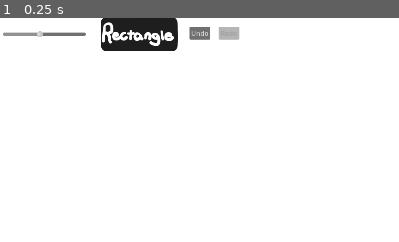
Above: before the commit, frame 1.
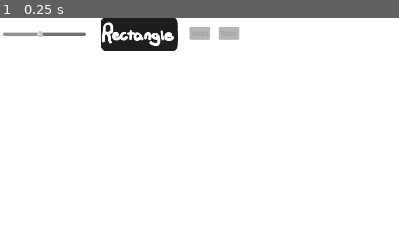
Above: after the commit, the same moment.

Repository: boardshapes/whiteboard
Game: Godot game, scene res://whiteboard.tscn
Same seed, same stepped clock (60 frames per second), same inputs: the game is played once before the commit and once after it.
Inputs:
- Up to frame 1 (0.25 s): no input
The pictures show only the part of the screen within x 36-86%, y 0-50%; the shares and areas given below are measured in that part.

The runs differ from the first frame. In frame 1, 0.3% of the frame differs, in the area x 47-53%, y 4-10%.

Commit message:
Fixed some mistakes
- rectangle drawing stuff in the main canvas and in preview used a mix of arrays and vector2's but now just use vector2
- better distance instead of size for rect
- undo now actually greyed out at start since there isnt anything to undo
- you cant draw forever to lag out the program anymore

Diff:
--- a/whiteboard/canvas.gd
+++ b/whiteboard/canvas.gd
@@ -11,11 +11,9 @@
 var drawable: bool = true
 var erasing: bool = false
 var rectangle_mode: bool = false
-var rectangle_preview = {"type":'rect',"pos": [0,0], "size": [0,0], "color": color}
-var dimensions: Array
+var distance: Vector2
 var mouse_pos: Vector2
 var texture : Texture2D = load("res://circle.png")
-
 var default_bg : Texture2D = load("res://blank.jpeg")
 var bg : Texture2D = default_bg
 var history : Array = []
@@ -32,7 +30,7 @@
 	pick_save_location_dialog.access = FileDialog.ACCESS_FILESYSTEM
 	pick_save_location_dialog.filters = ["*.png,*.jpeg,*.jpg ; Image Files"]
 	history.append(default_bg) #init the undo history
-	%redo.disabled = true
+	update_buttons()
 
 func flatten() -> void:
 	await RenderingServer.frame_post_draw
@@ -41,17 +39,21 @@
 	while undo_index<history.size()-1: # if you draw after undo, clear the other stuff
 		history.pop_back()
 	history.append(bg)
-	if history.size()>25: # limit to 25 elements for now
-		print(history)
-		history.remove_at(0)
-		print(history)
-	else:
-		undo_index += 1
-	update_buttons()
+	if not has_last_pos: #only save/update when youre done drawing
+		if history.size()>25: # limit to 25 elements for now
+			history.remove_at(0)
+		else:
+			undo_index += 1
+		update_buttons()
 	queue_redraw()
+
+func distance_to(v1,v2):
+	return Vector2(v1.x-v2.x,v1.y-v2.y)
 
 func _process(delta: float) -> void:
 	mouse_pos = get_global_mouse_position()
+
+
 
 func _input(event: InputEvent) -> void:
 	if event is InputEventKey and event.pressed:
@@ -72,22 +74,14 @@
 				else:
 					flatten()
 					if rectangle_mode:
-						dimensions = [event.position[0]-start_pos[0],event.position[1]-start_pos[1]] #wxh
-						strokes.append({"type":'rect', "pos": start_pos, "size": dimensions, "color": color})
-					# clear preview
-					rectangle_preview = {"type":'rect',"pos": [0,0], "size": [0,0], "color": color}
+						distance = distance_to(last_pos,start_pos)
+						strokes.append({"type":'rect', "pos": start_pos, "size": distance, "color": color})
 					has_last_pos = false
 		elif event is InputEventMouseMotion and Input.is_mouse_button_pressed(MOUSE_BUTTON_LEFT):
 			if has_last_pos:
 				if rectangle_mode:
-					dimensions = [event.position[0]-start_pos[0],event.position[1]-start_pos[1]] #wxh
-					rectangle_preview = {"type":'rect',"pos": start_pos, "size": dimensions, "color": color}
+					distance = distance_to(last_pos,start_pos)
 				else:
-					#var distance = last_pos.distance_to(event.position)
-					#var steps = int(distance/2)
-					#for i in range(steps):
-						#var t = float(i) / steps
-						#var interp_pos = last_pos.lerp(event.position, t)
 					strokes.append({"type":'brush', "pos": last_pos, "size": brush_size, "color": color})
 				last_pos = event.position
 
@@ -99,25 +93,31 @@
 func _draw() -> void:
 	var rect
 	var pos = Vector2(0,0)
+	var next
+	var curr
 
 	draw_texture(bg,pos)
 
 	for i in range(strokes.size()-1):
-		var curr = strokes[i]
-		var next = strokes[i+1]
+		curr = strokes[i]
+		next = strokes[i+1]
 		if not curr.type == 'rect': # separate draw functions
 			draw_line(curr.pos,next.pos,curr.color,curr.size/2)
 			draw_circle(curr.pos,curr.size/4,curr.color)
 	if strokes.size()>0:
-		var curr = strokes[-1]
+		curr = strokes[-1]
 		if curr.type == 'rect':
-			rect = Rect2(curr.pos[0],curr.pos[1],curr.size[0],curr.size[1])
+			rect = Rect2(curr.pos,distance)
 			draw_rect(rect,curr.color)
 		else:
 			draw_circle(curr.pos,curr.size/4,curr.color)
 
 	if not has_last_pos:
 		strokes.clear()
+	elif strokes.size()>150: # eliminate lag by periodically flattening so you cant melt your gpu anymore
+		flatten()
+		strokes.clear()
+		strokes.append(next)
 
 func _on_load_pressed() -> void: #bring up dialog box
 	pick_image_file_dialog.show()
@@ -176,8 +176,6 @@
 func _on_rect_button_pressed() -> void:
 	if rectangle_mode:
 		rectangle_mode = false
-		# clear preview
-		rectangle_preview = {"type":'rect',"pos": [0,0], "size": [0,0], "color": color}
 	else:
 		rectangle_mode = true
 
--- a/whiteboard/preview.gd
+++ b/whiteboard/preview.gd
@@ -2,12 +2,12 @@
 
 var last_pos: Vector2
 var start_pos: Vector2
-var rectangle_preview = {"type":'rect',"pos": [0,0], "size": [0,0], "color":color}
+var default_pos = Vector2(0,0)
 var color : Color = Color.BLACK
 var rectangle_mode : bool = false
 var brush_size: float = 50.0
 var has_last_pos : bool = false
-var dimensions : Array
+var dimensions : Vector2
 var mouse_pos : Vector2
 
 
@@ -30,8 +30,6 @@
 func _on_rect_button_pressed() -> void:
 	if rectangle_mode:
 		rectangle_mode = false
-		# clear preview
-		rectangle_preview = {"type":'rect',"pos": [0,0], "size": [0,0], "color": color}
 	else:
 		rectangle_mode = true
 
@@ -44,31 +42,30 @@
 				if event.pressed:
 					start_pos = event.position
 					last_pos = event.position
-				else:
-					rectangle_preview = {"type":'rect',"pos": [0,0], "size": [0,0], "color": color}
+				else: #reset points
 					has_last_pos = false
+					last_pos = default_pos
+					start_pos = default_pos
+					dimensions = default_pos
 	elif event is InputEventMouseMotion and Input.is_mouse_button_pressed(MOUSE_BUTTON_LEFT):
 		if has_last_pos:
-				if rectangle_mode:
-					dimensions = [event.position[0]-start_pos[0],event.position[1]-start_pos[1]] #wxh
-					rectangle_preview = {"type":'rect',"pos": start_pos, "size": dimensions, "color": color}
+				dimensions = Vector2((event.position.x-start_pos.x),(event.position.y-start_pos.y)) #wxh
 				last_pos = event.position
 
 		has_last_pos = true
 		queue_redraw()
 	if not event is InputEventKey:
 		mouse_pos = event.position
+	if event is InputEventKey and event.pressed:
+		if event.keycode == KEY_SHIFT:
+
+			pass
 	queue_redraw()
 
 func _draw() -> void:
-	var rect = Rect2(
-		rectangle_preview.pos[0],
-		rectangle_preview.pos[1],
-		rectangle_preview.size[0],
-		rectangle_preview.size[1]
-	)
+	var rect : Rect2
 	if rectangle_mode:
-		rect = Rect2(rectangle_preview.pos[0],rectangle_preview.pos[1],rectangle_preview.size[0],rectangle_preview.size[1])
-		draw_rect(rect,rectangle_preview.color, false, 1)
+		rect = Rect2(start_pos,dimensions)
+		draw_rect(rect,color, false, 1)
 	else:
 		draw_circle(mouse_pos, brush_size/4, color, false, 2.0)
Not shown, changed: whiteboard/blank.jpeg.import
Not shown, changed: whiteboard/buttons/RectangleButton.png.import
Not shown, changed: whiteboard/buttons/SprayBottle.png.import
Not shown, changed: whiteboard/buttons/blackmarker.png.import
Not shown, changed: whiteboard/buttons/bluemarker.png.import
Not shown, changed: whiteboard/buttons/eraser.png.import
Not shown, changed: whiteboard/buttons/greenmarker.png.import
Not shown, changed: whiteboard/buttons/redmarker.png.import
Not shown, changed: whiteboard/buttons/whitemarker.png.import
